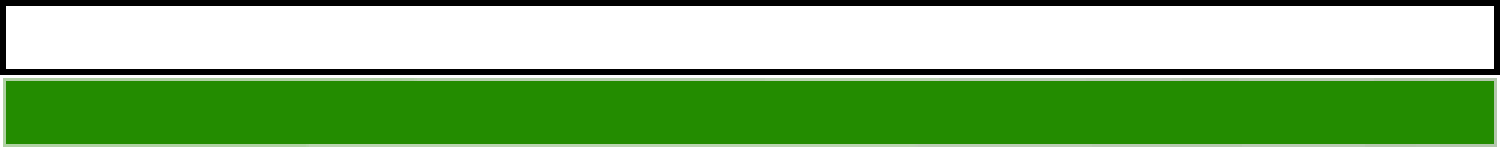
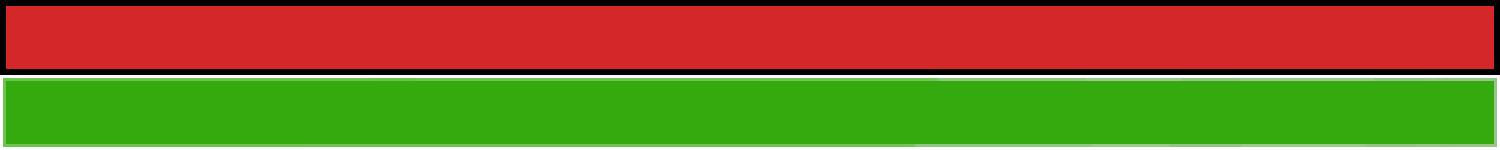
Layer changes from the first 1500x150 image to the second:
painted on "Layer 1" over (6, 6, 1494, 69)
painted on "Layer 2" over (3, 78, 1497, 147)
